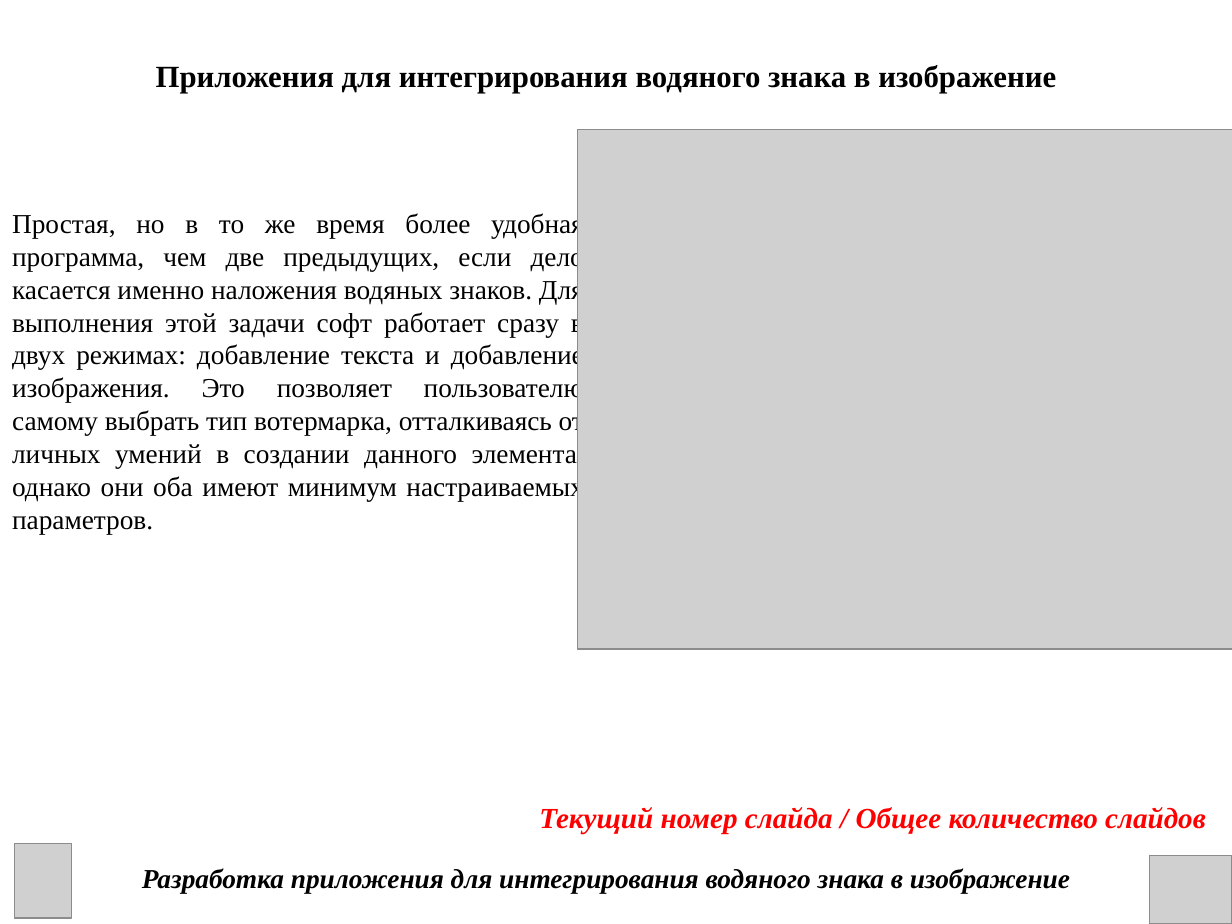
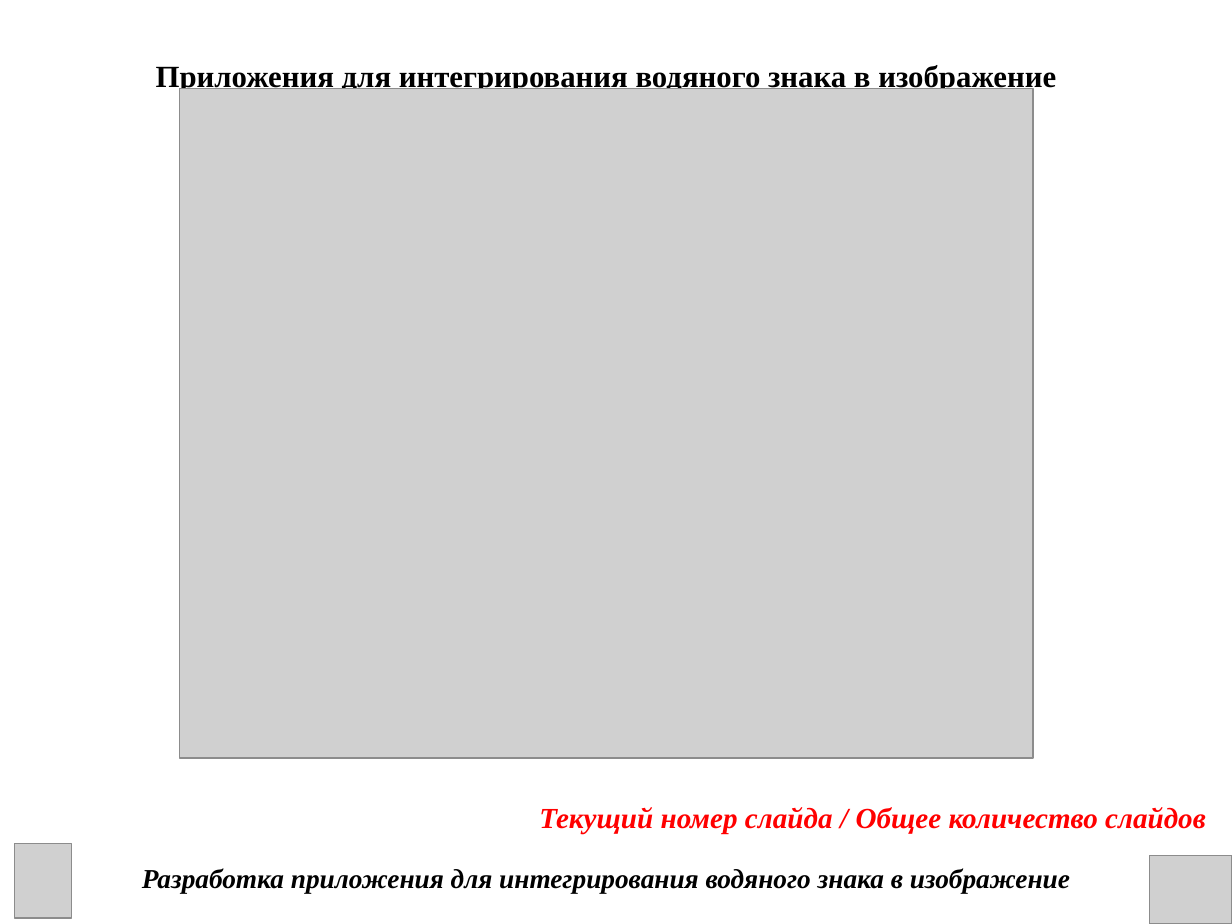
Before and after one commit to DanChoys1/DanChoys, a slide deck: slide 5 of КП презентация.ppt. Drawn at 1232x924 pixels with LibreOffice and Linux fonts; fonts in the diff are those of the drawing; grey boxes stand for pictures. Boxes give left, top, right and bottom in pixels: in the first picture for what was removed or moved away, otherwise in the second. Text is boxed around its words. In the diff, an @@ line names an element or a change of style, - is before the commit and + after.

```diff
--- a/КП презентация.ppt
+++ b/КП презентация.ppt
@@ picture: place and size @@
-picture at bbox=[578, 129, 1232, 649]
+picture at bbox=[180, 89, 1034, 758]
@@ text removed at bbox=[12, 212, 584, 534] @@
-Простая, но в то же время более удобная программа, чем две предыдущих, если дело касается именно наложения водяных знаков. Для выполнения этой задачи софт работает сразу в двух режимах: добавление текста и добавление изображения. Это позволяет пользователю самому выбрать тип вотермарка, отталкиваясь от личных умений в создании данного элемента, однако они оба имеют минимум настраиваемых параметров.
```
Also in this commit, not shown: 7 other slides changed, 12 slides added, 2 other files.
